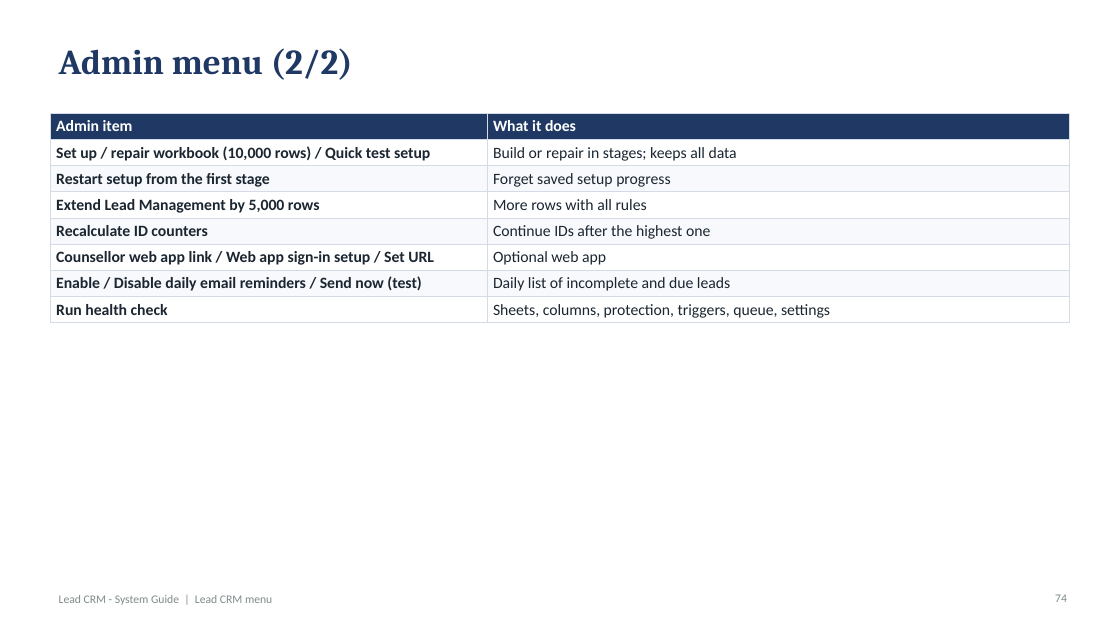
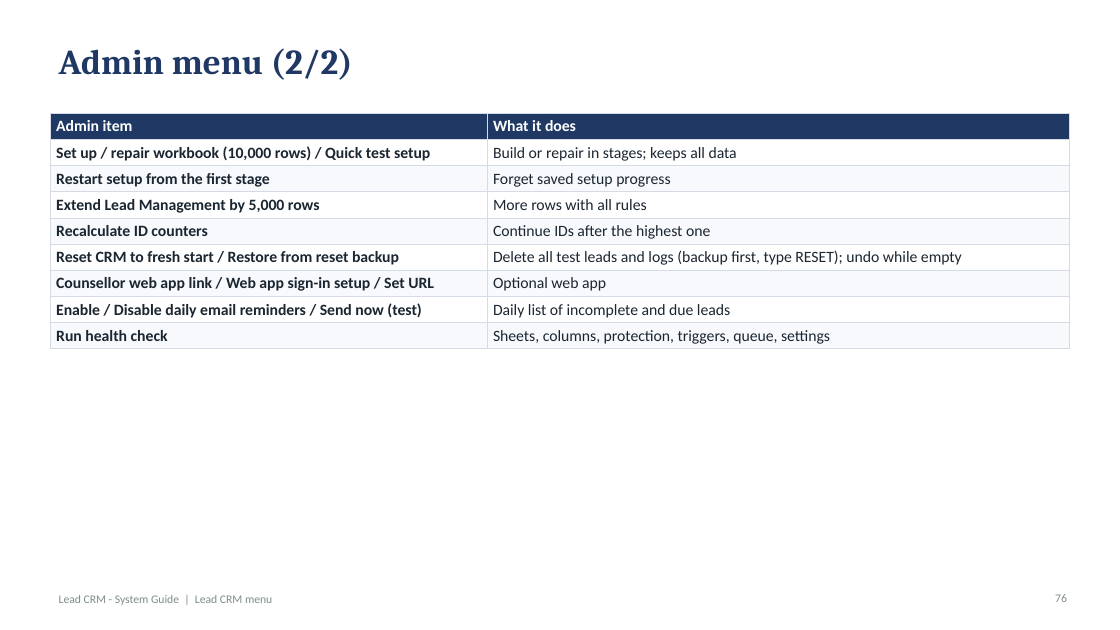
Before and after one commit to rahul123456789101112/call-centre-lead-crm, a slide deck: slide 76 of docs/Lead_CRM_System_Guide.pptx (slide 74 before the commit). Drawn at 1120x630 pixels with LibreOffice and Linux fonts; fonts in the diff are those of the drawing. Boxes give left, top, right and bottom in pixels: in the first picture for what was removed or moved away, otherwise in the second. Text is boxed around its words. In the diff, an @@ line names an element or a change of style, - is before the commit and + after.

```diff
--- a/docs/Lead_CRM_System_Guide.pptx
+++ b/docs/Lead_CRM_System_Guide.pptx
@@ table at (50,113,1070,348) @@
+row 6: Reset CRM to fresh start / Restore from reset backup | Delete all test leads and logs (backup first, type RESET); undo while empty
```
Also in this commit, not shown: 2 slides added, 12 other files.
